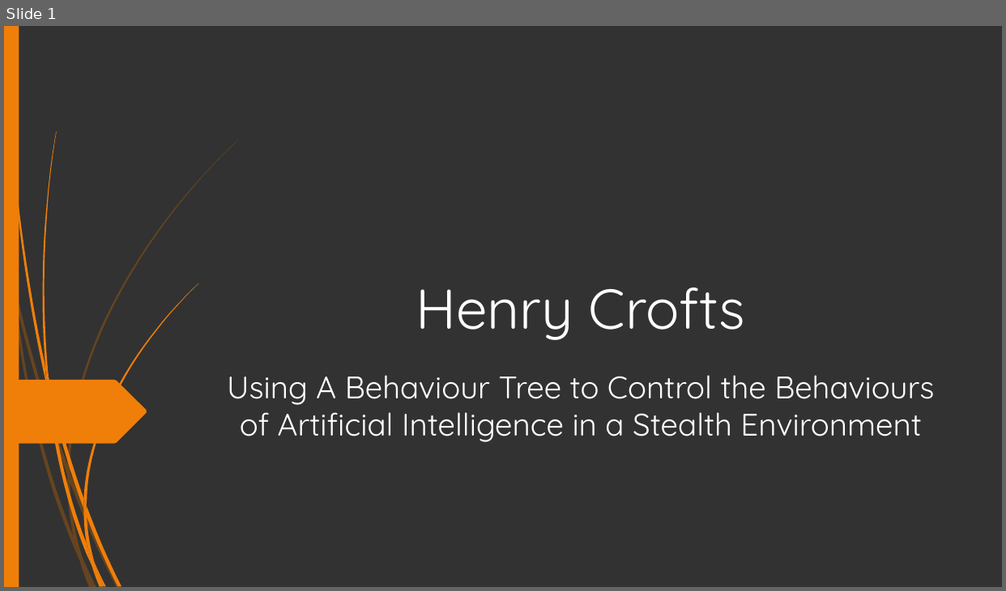
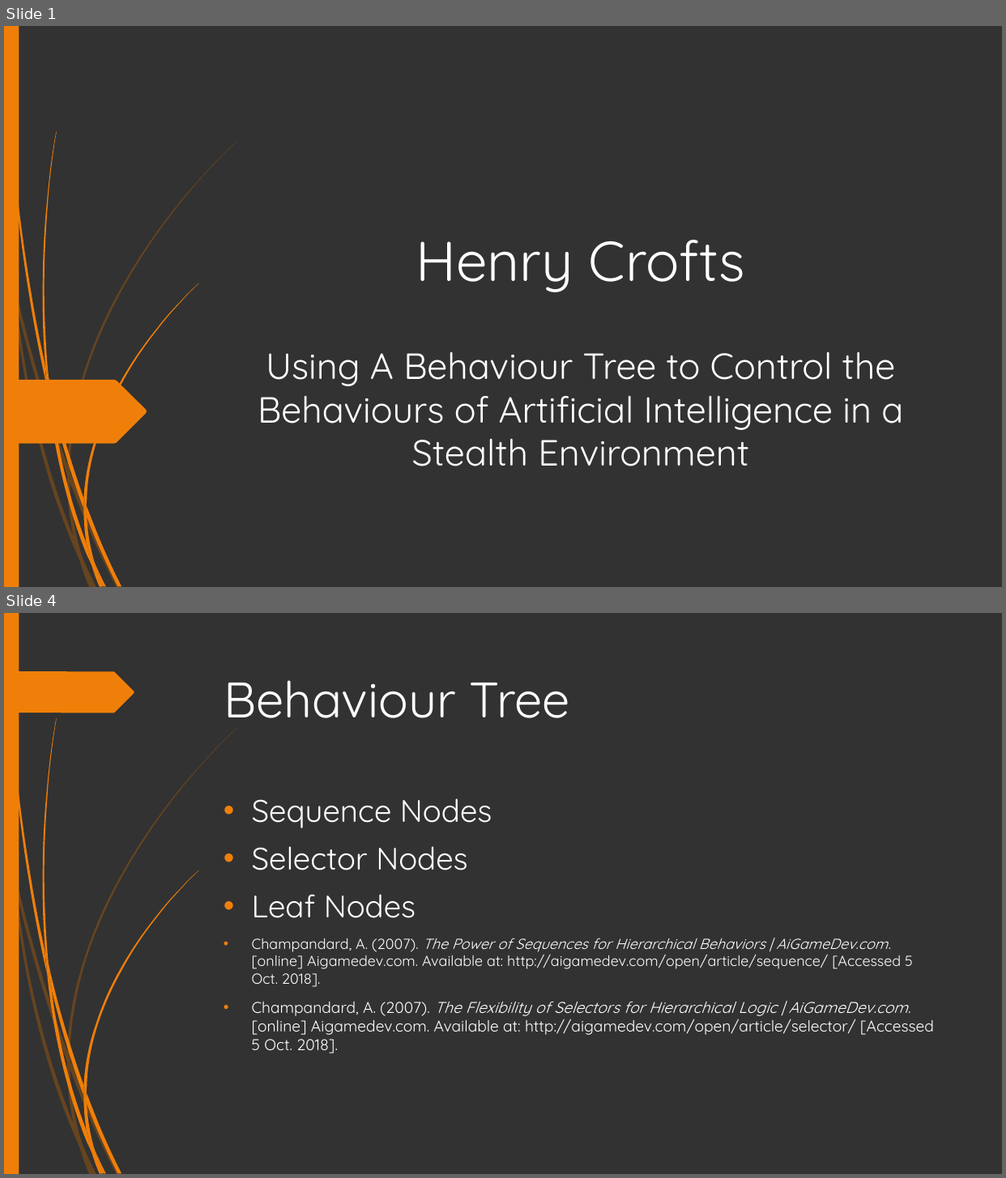
Before and after one commit to HenryWilliam95/AI_FINAL_PROJECT, a slide deck: Documents/Presentation-1.pptx. Shown one above the other, each under a label of ours: slide 1 before the commit, slides 1 and 4 after it; the slides between them are not shown. The pictures are 1006x591 and 1006x1178 pixels, drawn with LibreOffice and Linux fonts; fonts in the diff are those of the drawing. Boxes give left, top, right and bottom in pixels: in the first picture for what was removed or moved away, otherwise in the second. Text is boxed around its words. In the diff, an @@ line names an element or a change of style, - is before the commit and + after.

```diff
--- a/Documents/Presentation-1.pptx
+++ b/Documents/Presentation-1.pptx
@@ slide 4 added at (4, 613, 1002, 1174), background #323232; not listed: 23 template elements that a slide beside it also shows @@
@@ freeform shape added at (4, 671, 134, 713), fill #F07F09 @@
@@ title added at (224, 680, 570, 718), 48 pt, text #FFFFFF @@
+Behaviour Tree
@@ text added at (252, 798, 934, 1054), 15 pt, text #FFFFFF @@
+• Sequence Nodes
+• Selector Nodes
+• Leaf Nodes
+• Champandard, A. (2007). The Power of Sequences for Hierarchical Behaviors | AiGameDev.com. [online] Aigamedev.com. Available at: http://aigamedev.com/open/article/sequence/ [Accessed 5 Oct. 2018].
+• Champandard, A. (2007). The Flexibility of Selectors for Hierarchical Logic | AiGameDev.com. [online] Aigamedev.com. Available at: http://aigamedev.com/open/article/selector/ [Accessed 5 Oct. 2018].
@@ slide 1 changed as well @@
@@ title "Henry Crofts": place and size @@
-title "Henry Crofts" at (415, 288, 746, 340)
+title "Henry Crofts" at (415, 240, 746, 292)
@@ subtitle "Using A Behaviour Tree to ...": place and size @@
-subtitle "Using A Behaviour Tree to ..." at (227, 375, 934, 442)
+subtitle "Using A Behaviour Tree to ..." at (258, 352, 903, 467)
@@ subtitle "Using A Behaviour Tree to ..." at (258, 352, 903, 467): size 30 to 35 pt @@
```
Also in this commit, not shown: 2 other slides changed, 5 other slides added, 2 slides removed.
